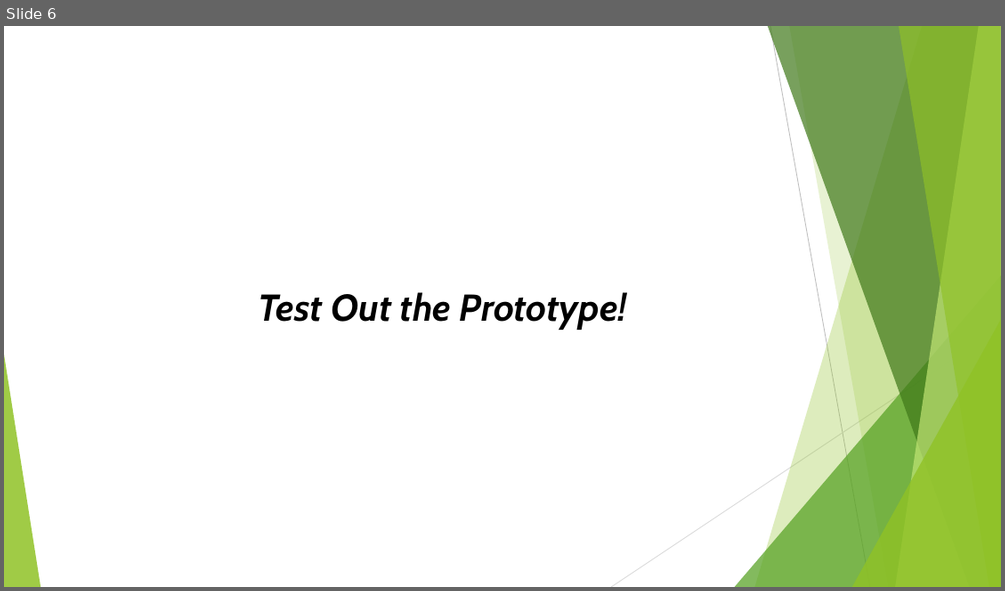
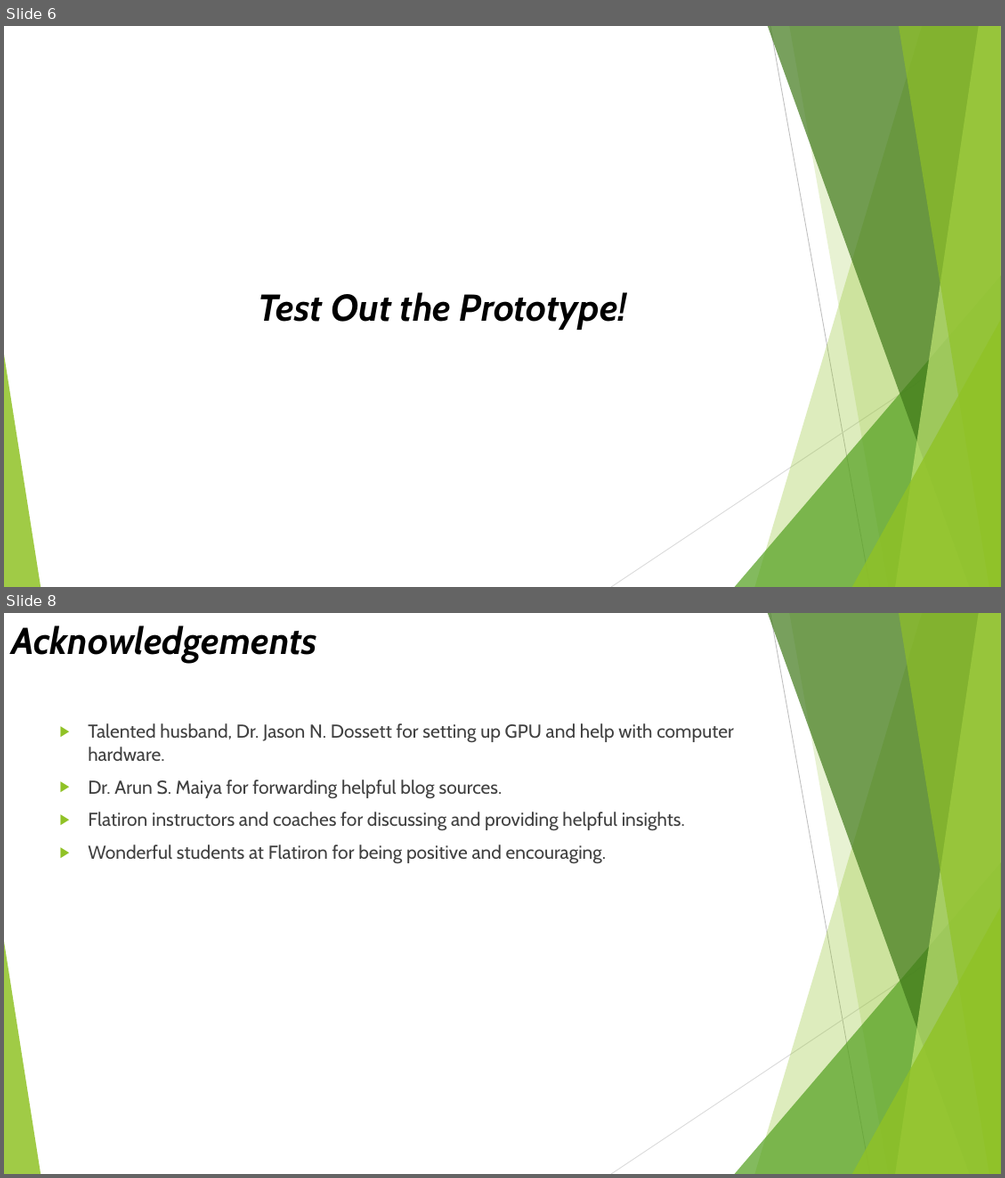
Before and after one commit to mzhou356/img2recommender, a slide deck: summary_presentation.pptx. Shown one above the other, each under a label of ours: slide 6 before the commit, slides 6 and 8 after it; the slides between them are not shown. The pictures are 1005x591 and 1005x1178 pixels, drawn with LibreOffice and Linux fonts; fonts in the diff are those of the drawing. Boxes give left, top, right and bottom in pixels: in the first picture for what was removed or moved away, otherwise in the second. Text is boxed around its words. In the diff, an @@ line names an element or a change of style, - is before the commit and + after.

```diff
--- a/summary_presentation.pptx
+++ b/summary_presentation.pptx
@@ slide 8 added at bbox=[4, 613, 1001, 1174], background #FFFFFF; not listed: 10 template elements that a slide beside it also shows @@
@@ title added at bbox=[11, 625, 316, 663], 36 pt, text #000000, bold, italic @@
+Acknowledgements
@@ text added at bbox=[88, 723, 734, 864], 18 pt, text #404040 @@
+▶ Talented husband, Dr. Jason N. Dossett for setting up GPU and help with computer hardware.
+▶ Dr. Arun S. Maiya for forwarding helpful blog sources.
+▶ Flatiron instructors and coaches for discussing and providing helpful insights.
+▶ Wonderful students at Flatiron for being positive and encouraging.
```
Also in this commit, not shown: 3 other slides added, 1 slide removed.
